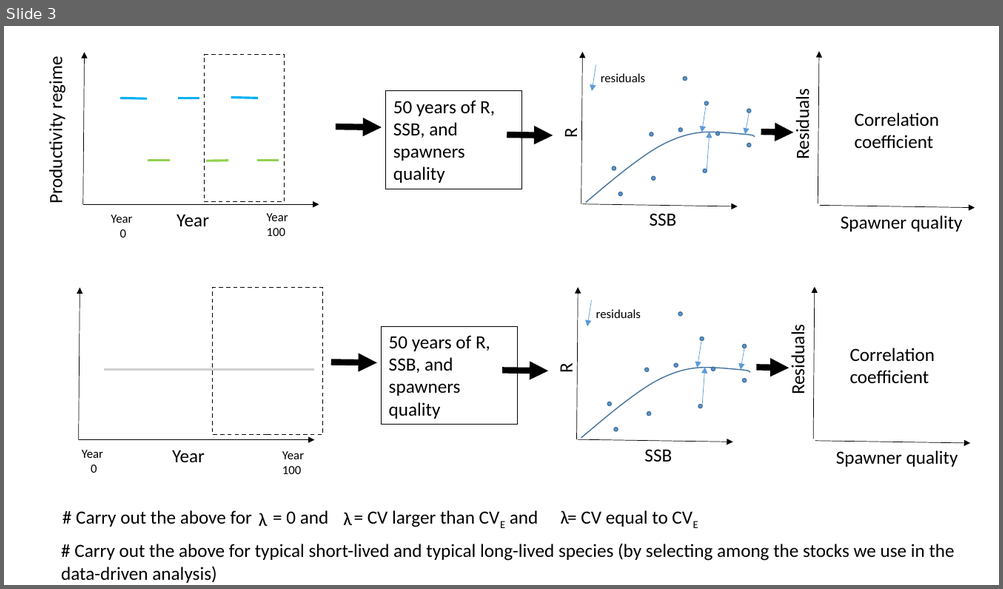
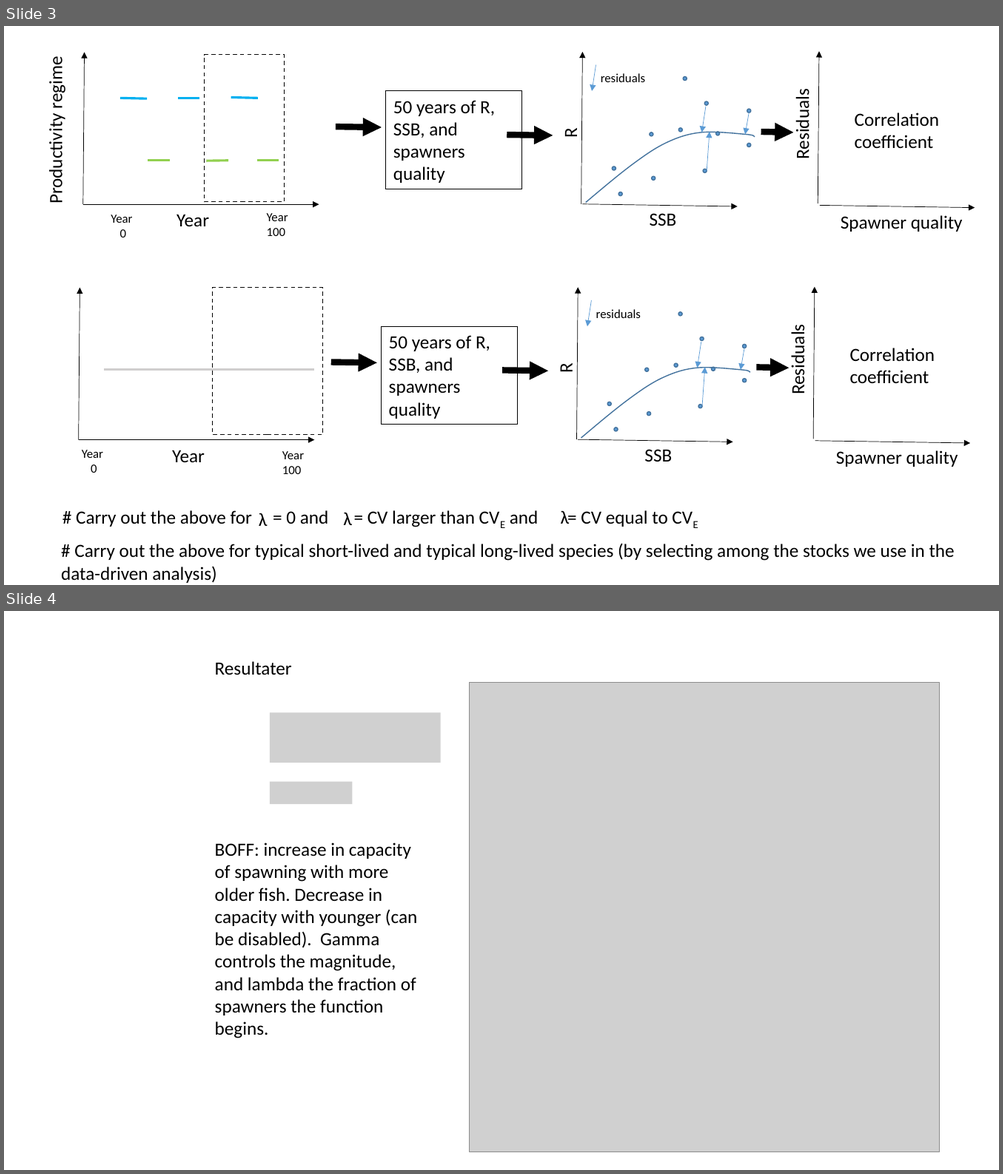
Before and after one commit to nissandjac/BOFFsims, a slide deck: simulations_studie_V2.pptx. Shown one above the other, each under a label of ours: slide 3 before the commit, slides 3 and 4 after it. The pictures are 1003x589 and 1003x1174 pixels, drawn with LibreOffice and Linux fonts; fonts in the diff are those of the drawing; grey boxes stand for pictures. Boxes give left, top, right and bottom in pixels: in the first picture for what was removed or moved away, otherwise in the second. Text is boxed around its words. In the diff, an @@ line names an element or a change of style, - is before the commit and + after.

```diff
--- a/simulations_studie_V2.pptx
+++ b/simulations_studie_V2.pptx
@@ slide 4 added at (4,611,999,1170), background #FFFFFF @@
@@ text added at (215,661,292,675), 18 pt, text #000000 @@
+Resultater
@@ picture added at (469,683,939,1153) @@
@@ picture added at (270,712,441,763) @@
@@ picture added at (270,782,353,804) @@
@@ text added at (215,843,417,1039), 18 pt, text #000000 @@
+BOFF: increase in capacity of spawning with more older fish. Decrease in capacity with younger (can be disabled). Gamma controls the magnitude, and lambda the fraction of spawners the function begins.
```
Also in this commit, not shown: 6 other files.
